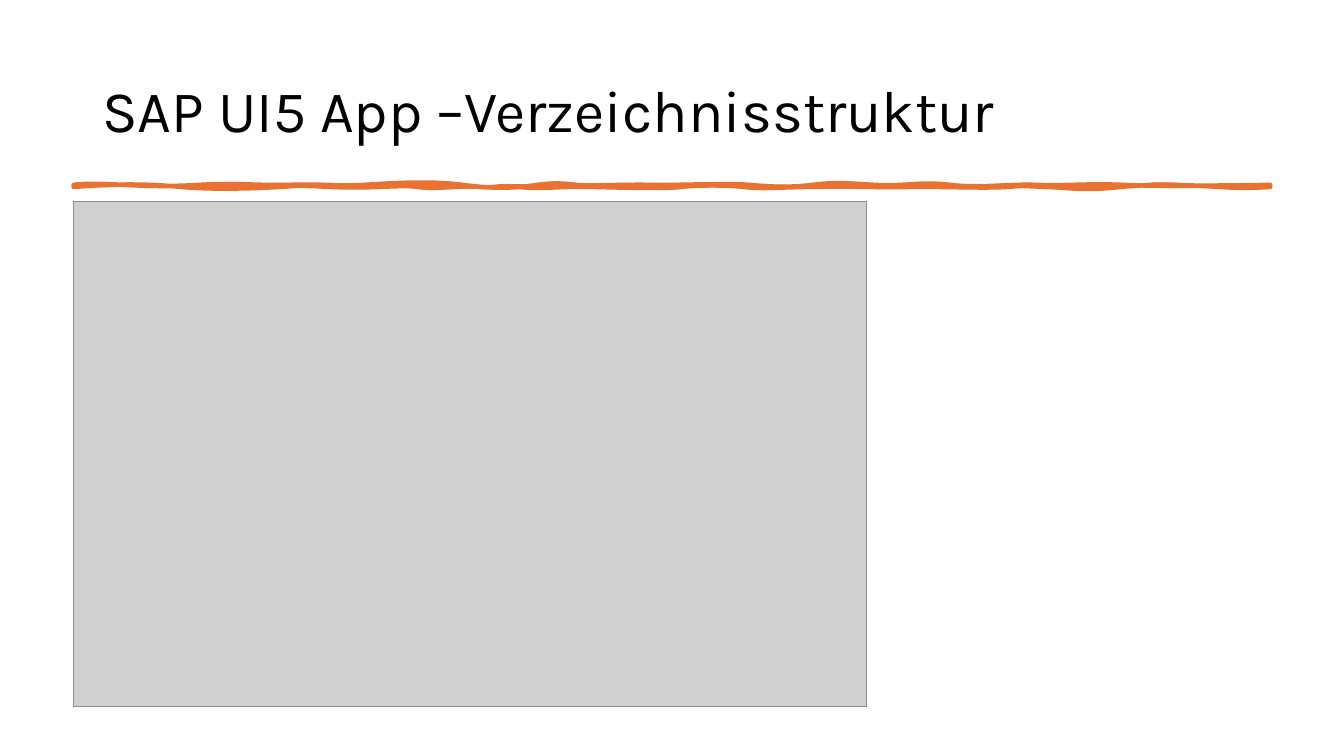
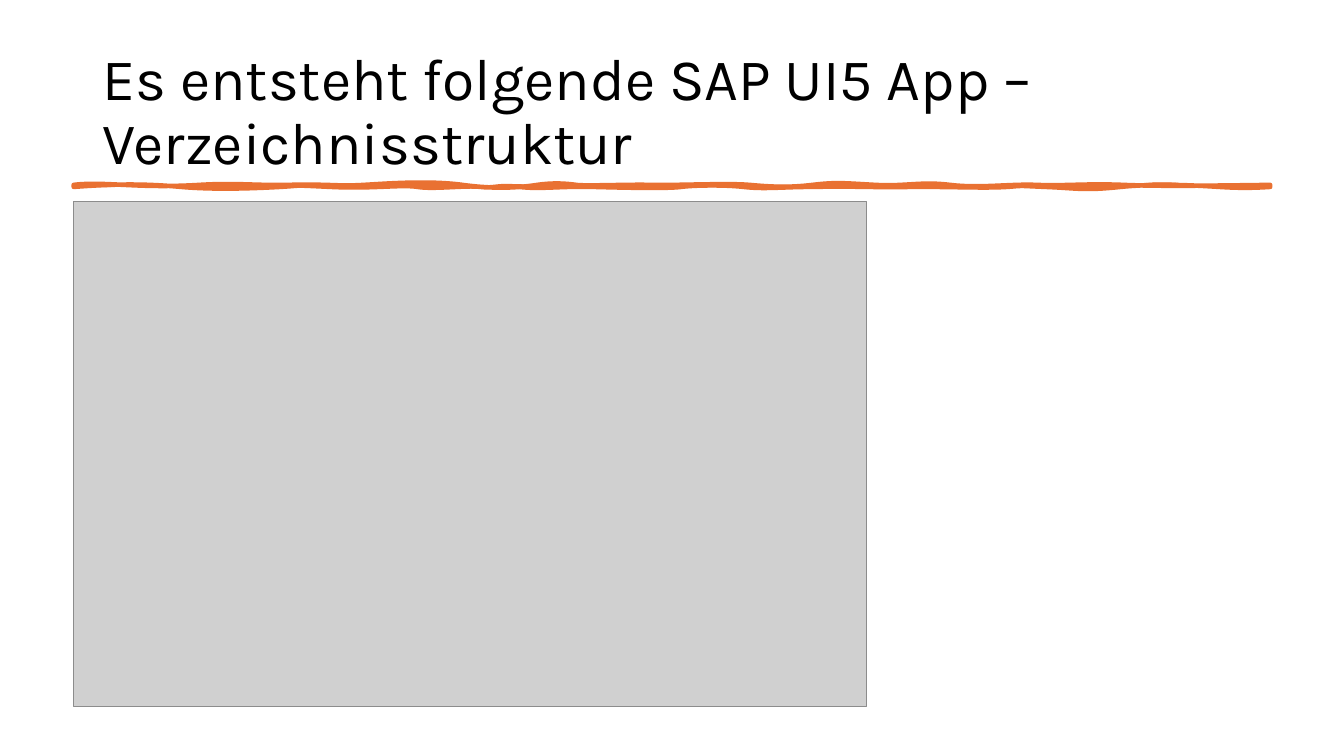
Before and after one commit to MatLange/Schulung-SAPUI5-und-Fiori, a slide deck: slide 5 of Präsentationsfolien/Tag02_SAPUI5-Fiori_DE.pptx (slide 43 before the commit). Drawn at 1344x756 pixels with LibreOffice and Linux fonts; fonts in the diff are those of the drawing; grey boxes stand for pictures. Boxes give left, top, right and bottom in pixels: in the first picture for what was removed or moved away, otherwise in the second. Text is boxed around its words. In the diff, an @@ line names an element or a change of style, - is before the commit and + after.

```diff
--- a/Präsentationsfolien/Tag02_SAPUI5-Fiori_DE.pptx
+++ b/Präsentationsfolien/Tag02_SAPUI5-Fiori_DE.pptx
@@ title at (x1=102, y1=59, x2=989, y2=165): text changed @@
-SAP UI5 App –Verzeichnisstruktur
+Es entsteht folgende SAP UI5 App –Verzeichnisstruktur
```
Also in this commit, not shown: 3 other slides changed, 1 slide added, 4 slides removed.
